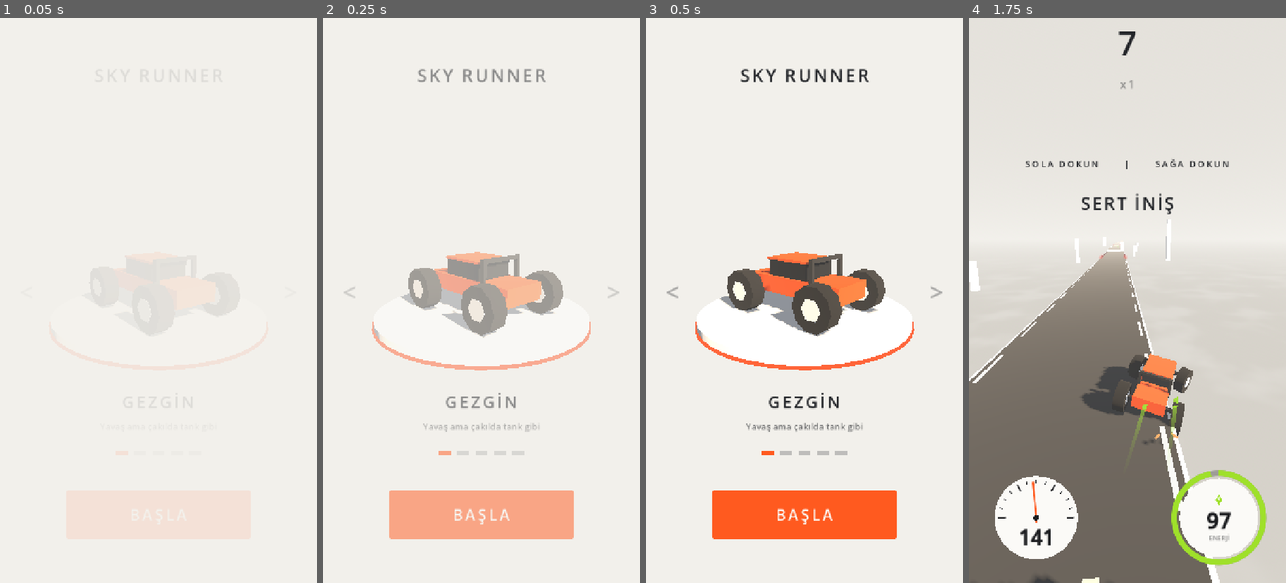
Above: before the commit, frames 1-4 (left to right).
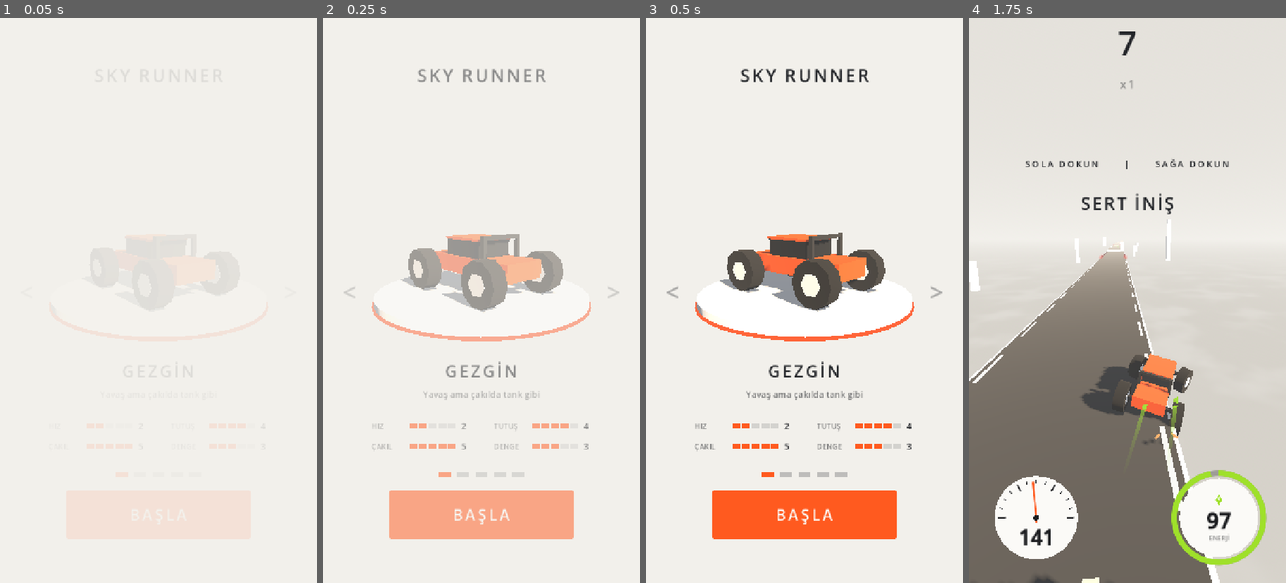
Above: after the commit, the same moments.

Repository: basarbellisan/Runny
Game: Godot game, scene res://scenes/menu.tscn
Same seed, same stepped clock (60 frames per second), same inputs: the game is played once before the commit and once after it.
Inputs (mouse positions are in pixels of both pictures, inside the frame that each line leads up to):
- Up to frame 1 (0.05 s): no input
- Up to frame 2 (0.25 s): no input
- Up to frame 3 (0.5 s): no input
- Up to frame 4 (1.75 s): click "BAŞLA" at 0.5 s; tap Enter at 1.25, 1.35 s; move the mouse to (1197, 272) at 1.27 s; hold D from 1.28 s (still down); click (1197, 272) at 1.42 s; tap Space at 1.52 s

The runs differ from the first frame. In frame 2, 7.3% of the frame differs, in the area x 15-85%, y 38-82%; in frame 3, 7.9%; in frame 4, nothing differs.

Commit message:
Garaj: araba özellikleri için üç tasarım taslağı (--stats_style=1/2/3)
Co-Authored-By: Claude Opus 5.5 <noreply@anthropic.com>
Claude-Session: https://claude.ai/code/session_016S88RPn945sNcGg6oLe6PH

Diff:
--- a/scripts/menu.gd
+++ b/scripts/menu.gd
@@ -33,6 +33,8 @@
 var _desc: Label
 var _info: Control
 var _dots: Array[ColorRect] = []
+## Arabanın özellikleri (hız, tutuş, çakıl, denge)
+var _stats: Control
 var _fade: ColorRect
 var _args := {}
 
@@ -147,6 +149,7 @@
 	var apply := func():
 		_name.text = MODELS[index][0]
 		_desc.text = MODELS[index][1]
+		_fill_stats(MODELS[index][2])
 		for i in _dots.size():
 			_dots[i].color = Palette.ACCENT if i == index else Color(Palette.INK_DARK, 0.25)
 	if not animate:
@@ -190,6 +193,8 @@
 	add_child(cam)
 	cam.position = Vector3(0, 2.7, 8.0)
 	cam.look_at(Vector3(0, 0.25, 0))
+	# Araba biraz yukarıda: altında özelliklere yer kalsın
+	cam.v_offset = -0.55
 
 	var disc := CylinderMesh.new()
 	disc.top_radius = 2.9
@@ -248,16 +253,22 @@
 	_info.mouse_filter = Control.MOUSE_FILTER_IGNORE
 	_info.set_anchors_and_offsets_preset(Control.PRESET_FULL_RECT)
 	ui.add_child(_info)
-	_name = _label(_info, "", 38, 870, true)
-	_desc = _label(_info, "", 20, 925, false)
+	_name = _label(_info, "", 38, 800, true)
+	_desc = _label(_info, "", 20, 852, false)
 	_desc.modulate.a = 0.6
+	_stats = Control.new()
+	_stats.mouse_filter = Control.MOUSE_FILTER_IGNORE
+	_stats.anchor_right = 1.0
+	_stats.offset_top = 885
+	_stats.offset_bottom = 1010
+	_info.add_child(_stats)
 
 	var dots := HBoxContainer.new()
 	dots.add_theme_constant_override("separation", 14)
 	dots.alignment = BoxContainer.ALIGNMENT_CENTER
 	dots.anchor_right = 1.0
-	dots.offset_top = 980
-	dots.offset_bottom = 990
+	dots.offset_top = 1030
+	dots.offset_bottom = 1040
 	dots.mouse_filter = Control.MOUSE_FILTER_IGNORE
 	ui.add_child(dots)
 	for i in MODELS.size():
@@ -319,6 +330,105 @@
 	ui.add_child(_fade)
 
 
+const STAT_NAMES := ["HIZ", "TUTUŞ", "ÇAKIL", "DENGE"]
+
+
+## Özellikler (CarModel.STATS, 1-5): tasarım taslakları --stats_style=1/2/3
+func _fill_stats(variant: int) -> void:
+	for c in _stats.get_children():
+		c.queue_free()
+	var st: Array = CarModel.STATS.get(variant, [3, 3, 3, 3])
+	var style := int(_args.get("stats_style", "1"))
+	if style == 1:
+		# 2x2: AD  ▮▮▮▮▯  4
+		var grid := GridContainer.new()
+		grid.columns = 2
+		grid.add_theme_constant_override("h_separation", 56)
+		grid.add_theme_constant_override("v_separation", 18)
+		_center(grid)
+		for i in 4:
+			var row := HBoxContainer.new()
+			row.add_theme_constant_override("separation", 12)
+			row.add_child(_small(STAT_NAMES[i], 17, 0.55, 74))
+			row.add_child(_bar(st[i], Vector2(18, 10), 4))
+			row.add_child(_small(str(st[i]), 20, 1.0, 18))
+			grid.add_child(row)
+	elif style == 2:
+		# Dört sütun: büyük sayı, altında beşli çizgi ve ad
+		var cols := HBoxContainer.new()
+		cols.add_theme_constant_override("separation", 46)
+		_center(cols)
+		for i in 4:
+			var col := VBoxContainer.new()
+			col.add_theme_constant_override("separation", 6)
+			col.alignment = BoxContainer.ALIGNMENT_CENTER
+			var n := _small(str(st[i]), 40, 1.0, 0)
+			n.horizontal_alignment = HORIZONTAL_ALIGNMENT_CENTER
+			if st[i] >= 4:
+				n.add_theme_color_override("font_color", Palette.ACCENT)
+			col.add_child(n)
+			var b := _bar(st[i], Vector2(12, 5), 3)
+			b.alignment = BoxContainer.ALIGNMENT_CENTER
+			col.add_child(b)
+			var l := _small(STAT_NAMES[i], 15, 0.55, 0)
+			l.horizontal_alignment = HORIZONTAL_ALIGNMENT_CENTER
+			col.add_child(l)
+			cols.add_child(col)
+	else:
+		# Satırlar: ad, çubuk, gerçek değer
+		var v: int = variant
+		var real := ["%d km/sa" % roundi(40.0 * CarModel.speed_mul_of(v) * 3.6),
+			"%+d%% direksiyon" % roundi(20.0 * CarModel.stat(v, 1)),
+			"%+d%% savrulma" % roundi(-40.0 * CarModel.stat(v, 2)),
+			"%d° devrilme" % roundi(50.0 + 10.0 * CarModel.stat(v, 3))]
+		var list := VBoxContainer.new()
+		list.add_theme_constant_override("separation", 6)
+		_center(list)
+		for i in 4:
+			var row := HBoxContainer.new()
+			row.add_theme_constant_override("separation", 14)
+			row.add_child(_small(STAT_NAMES[i], 16, 0.55, 76))
+			row.add_child(_bar(st[i], Vector2(26, 8), 4))
+			row.add_child(_small(real[i], 17, 0.85, 170))
+			list.add_child(row)
+
+
+## Kabı özellik alanının ortasına yerleştirir
+func _center(c: Control) -> void:
+	var box := CenterContainer.new()
+	box.mouse_filter = Control.MOUSE_FILTER_IGNORE
+	box.set_anchors_and_offsets_preset(Control.PRESET_FULL_RECT)
+	_stats.add_child(box)
+	c.mouse_filter = Control.MOUSE_FILTER_IGNORE
+	box.add_child(c)
+
+
+## Beş parçalı çubuk: n tanesi dolu
+func _bar(n: int, size: Vector2, gap: int) -> HBoxContainer:
+	var bar := HBoxContainer.new()
+	bar.add_theme_constant_override("separation", gap)
+	bar.mouse_filter = Control.MOUSE_FILTER_IGNORE
+	for k in 5:
+		var seg := ColorRect.new()
+		seg.custom_minimum_size = size
+		seg.size_flags_vertical = Control.SIZE_SHRINK_CENTER
+		seg.color = Palette.ACCENT if k < n else Color(Palette.INK_DARK, 0.15)
+		seg.mouse_filter = Control.MOUSE_FILTER_IGNORE
+		bar.add_child(seg)
+	return bar
+
+
+func _small(text: String, size: int, alpha: float, min_w: float) -> Label:
+	var l := Label.new()
+	l.text = text
+	l.add_theme_font_size_override("font_size", size)
+	l.add_theme_color_override("font_color", Color(Palette.INK_DARK, alpha))
+	l.custom_minimum_size.x = min_w
+	l.vertical_alignment = VERTICAL_ALIGNMENT_CENTER
+	l.mouse_filter = Control.MOUSE_FILTER_IGNORE
+	return l
+
+
 func _label(parent: Node, text: String, size: int, y: float, spaced: bool) -> Label:
 	var l := Label.new()
 	l.text = text
